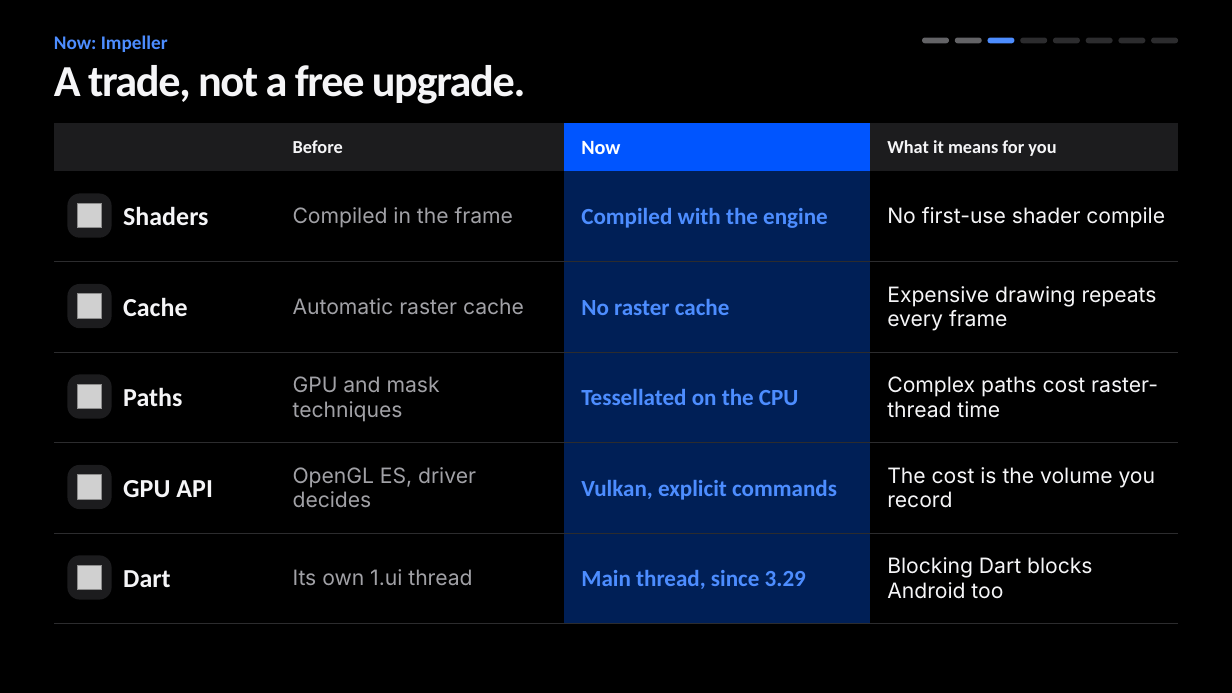
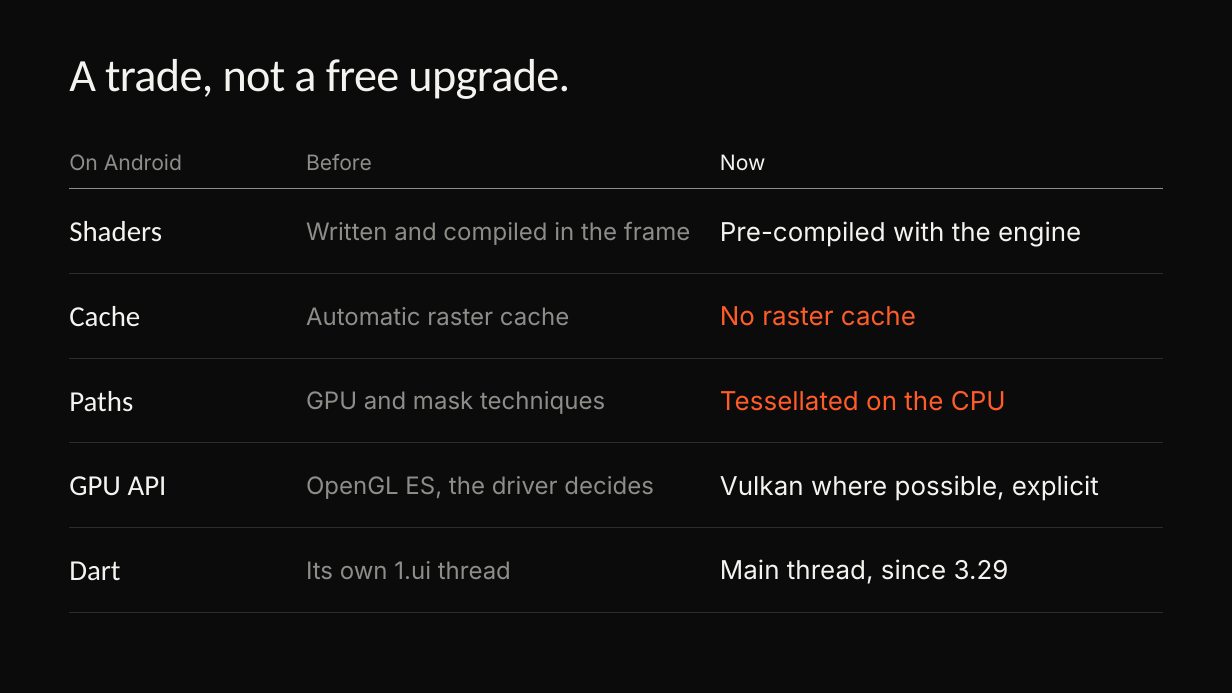
Before and after one commit to cm-collins/fluttercon-demo-app, a slide deck: slide 12 of docs/talk/slides/beyond-skia-dark.pptx. Drawn at 1232x693 pixels with LibreOffice and Linux fonts; fonts in the diff are those of the drawing; grey boxes stand for pictures; background and template pictures are left out. Boxes give left, top, right and bottom in pixels: in the first picture for what was removed or moved away, otherwise in the second. Text is boxed around its words. In the diff, an @@ line names an element or a change of style, - is before the commit and + after.

```diff
--- a/docs/talk/slides/beyond-skia-dark.pptx
+++ b/docs/talk/slides/beyond-skia-dark.pptx
@@ background #000000 to #0B0B0C @@
@@ text removed at <box>54,35,168,52</box> @@
-Now: Impeller
@@ title "A trade, not a free ...": place and size @@
-title "A trade, not a free ..." at <box>54,65,526,104</box>
+title "A trade, not a free ..." at <box>69,59,570,99</box>
@@ title "A trade, not a free ..." at <box>69,59,570,99</box>: size 34.5 to 36 pt, text colour #F5F5F7 to #F4F3EF, letter spacing -1 to -0.5 pt, bold off; line spacing 0.96 to 0.98 @@
@@ rounded rectangle removed at <box>922,38,949,43</box> @@
@@ rounded rectangle removed at <box>955,38,982,43</box> @@
@@ rounded rectangle removed at <box>988,38,1015,43</box> @@
@@ rounded rectangle removed at <box>1020,38,1047,43</box> @@
@@ rounded rectangle removed at <box>1054,38,1080,43</box> @@
@@ rounded rectangle removed at <box>1086,38,1113,43</box> @@
@@ rounded rectangle removed at <box>1118,38,1145,43</box> @@
@@ rounded rectangle removed at <box>1152,38,1178,43</box> @@
@@ table at <box>69,137,1163,613</box> @@
-column 1:  | Shaders | Cache | Paths | GPU API | Dart
-column 2: Before | Compiled in the frame | Automatic raster cache | GPU and mask techniques | OpenGL ES, driver decides | Its own 1.ui thread
-column 3: Now | Compiled with the engine | No raster cache | Tessellated on the CPU | Vulkan, explicit commands | Main thread, since 3.29
-column 4: What it means for you | No first-use shader compile | Expensive drawing repeats every frame | Complex paths cost raster-thread time | The cost is the volume you record | Blocking Dart blocks Android too
+column 1: On Android | Shaders | Cache | Paths | GPU API | Dart
+column 2: Before | Written and compiled in the frame | Automatic raster cache | GPU and mask techniques | OpenGL ES, the driver decides | Its own 1.ui thread
+column 3: Now | Pre-compiled with the engine | No raster cache | Tessellated on the CPU | Vulkan where possible, explicit | Main thread, since 3.29
@@ table: place and size @@
-table at <box>54,123,1177,624</box>
+table at <box>69,137,1163,613</box>
@@ rounded rectangle removed at <box>67,193,112,238</box> @@
@@ picture removed at <box>77,203,102,228</box> @@
@@ rounded rectangle removed at <box>67,284,112,328</box> @@
@@ picture removed at <box>77,294,102,319</box> @@
@@ rounded rectangle removed at <box>67,374,112,419</box> @@
@@ picture removed at <box>77,384,102,409</box> @@
@@ rounded rectangle removed at <box>67,465,112,509</box> @@
@@ picture removed at <box>77,475,102,500</box> @@
@@ rounded rectangle removed at <box>67,555,112,600</box> @@
@@ picture removed at <box>77,566,102,591</box> @@
```
Also in this commit, not shown: 31 other slides changed, 2 slides added, 2 slides removed, 56 other files.
